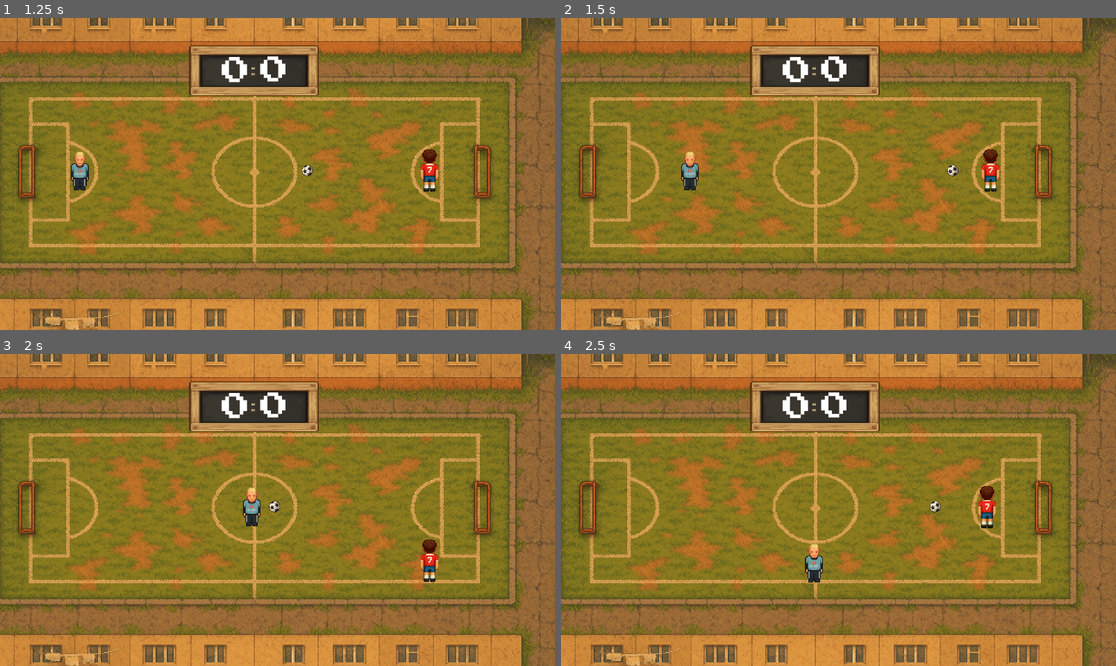
Above: before the commit, frames 1-4 (two rows, left to right).
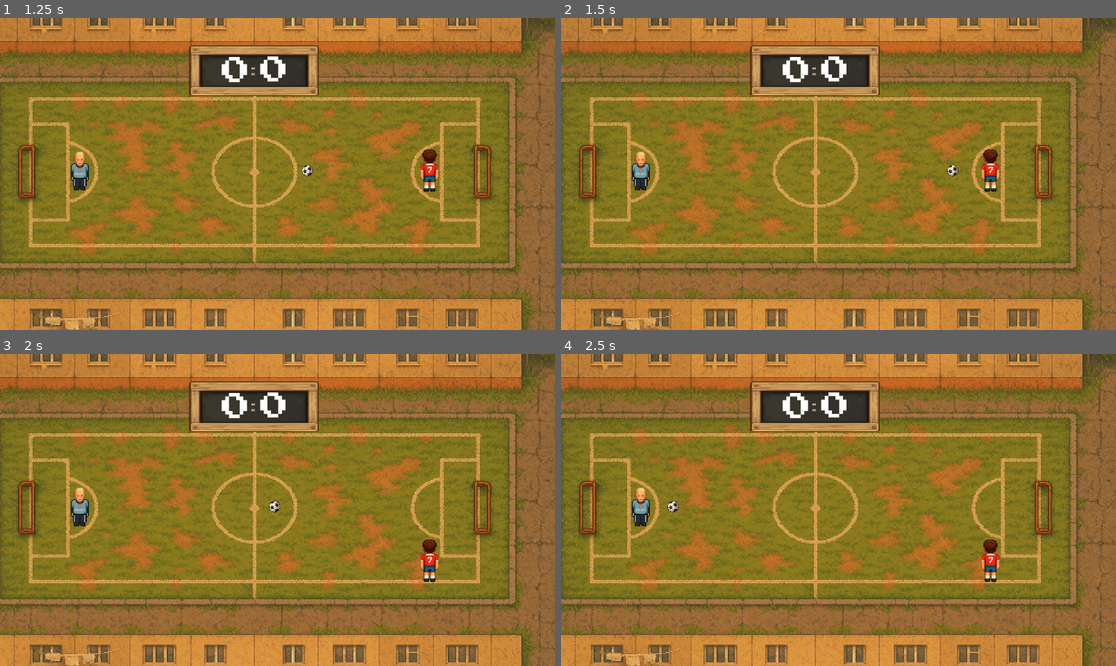
Above: after the commit, the same moments.

Repository: supervi5w4/footballpong
Game: Godot game, scene res://scenes/menu.tscn
The game is run twice, just before and just after one commit, with the same random seed, the same clock (stepped at 60 frames per second) and the same inputs.
Inputs:
- Up to frame 1 (1.25 s): click "Играть" at 0.5 s
- Up to frame 2 (1.5 s): hold Right (ui_right) from 1.28 s (still down)
- Up to frame 3 (2 s): keep holding Right (ui_right)
- Up to frame 4 (2.5 s): release Right (ui_right) at 2.03 s; hold Down (ui_down) from 2.03 s (still down)

Frame 1 is identical in both runs. In frame 2, 0.6% of the frame differs, in the area x 12-25%, y 42-56%; in frame 3, 0.6%; in frame 4, 1.4%, in the area x 12-79%, y 42-74%.
Error after the commit: Parse Error: Used space character for indentation instead of tab as used before in the file. (res://scenes/player_paddle.gd:37)

Commit message:
feat: add ball collision handling to player paddle

Diff:
--- a/scenes/player_paddle.gd
+++ b/scenes/player_paddle.gd
@@ -8,6 +8,7 @@
 class_name PlayerPaddle
 
 const MOVE_SPEED: float = 850.0
+const Utils: Script = preload("res://scripts/utils.gd")
 
 # --- Горизонтальные ограничения ---
 @export var LEFT_MARGIN_PX: int = 200
@@ -35,10 +36,11 @@
 	if dir.length() > 1.0:
 		dir = dir.normalized()
 
-	velocity = dir * MOVE_SPEED
-	move_and_slide()  # потом зажимаем X в допустимый диапазон
+        velocity = dir * MOVE_SPEED
+        move_and_slide()  # потом зажимаем X в допустимый диапазон
 
-	_clamp_x()
+        _handle_ball_collisions()
+        _clamp_x()
 
 # ----------------- ВСПОМОГАТЕЛЬНОЕ -----------------
 
@@ -58,7 +60,16 @@
 	if min_x > max_x:
 		max_x = min_x
 
-	global_position.x = clamp(global_position.x, min_x, max_x)
+        global_position.x = clamp(global_position.x, min_x, max_x)
+
+func _handle_ball_collisions() -> void:
+        for i in range(get_slide_collision_count()):
+                var col: KinematicCollision2D = get_slide_collision(i)
+                var rb := col.get_collider() as RigidBody2D
+                if rb and rb.is_in_group("ball"):
+                        var info: Dictionary = Utils.reflect(rb.linear_velocity, col.get_normal(), velocity, 1.07)
+                        rb.linear_velocity = info["vel"]
+                        rb.angular_velocity = info["spin"]
 
 func _resolve_half_size() -> Vector2:
 	# 1) Явное значение
